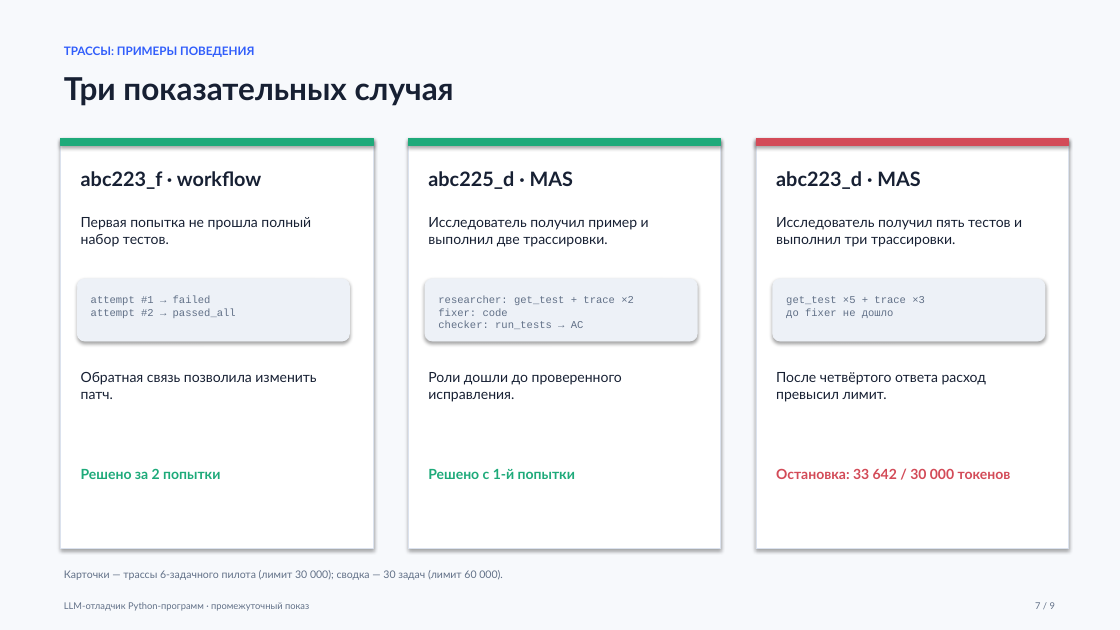
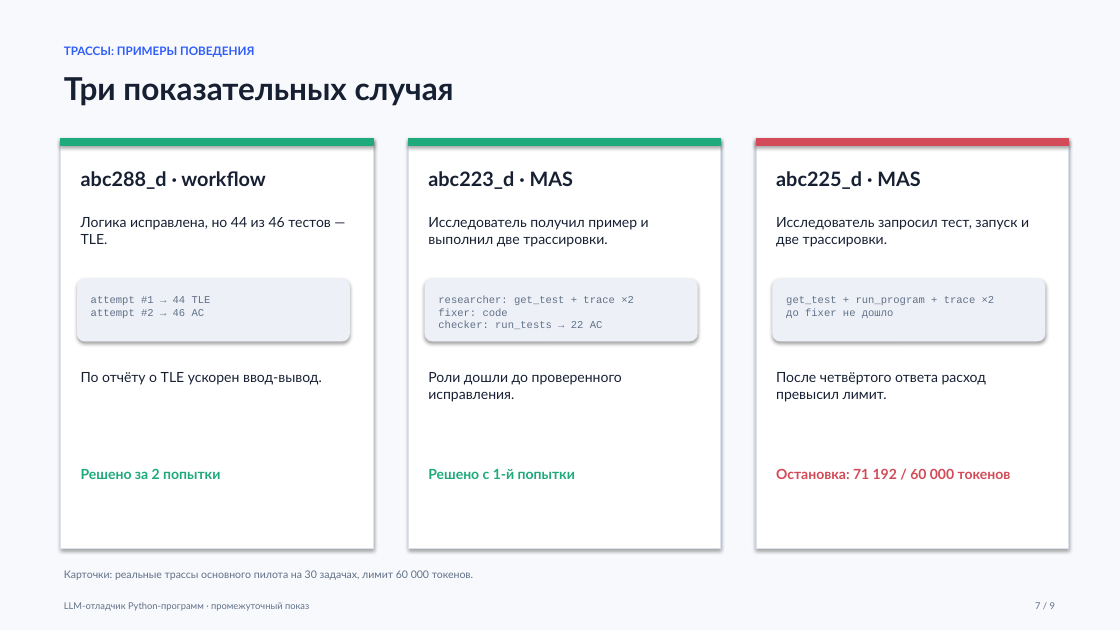
Before and after one commit to melpomene310/MAG_IAD_MAS_Project_Python_debugger, a slide deck: slide 7 of docs/presentation/pilot_20261022.pptx. Drawn at 1120x630 pixels with LibreOffice and Linux fonts; fonts in the diff are those of the drawing. Boxes give left, top, right and bottom in pixels: in the first picture for what was removed or moved away, otherwise in the second. Text is boxed around its words. In the diff, an @@ line names an element or a change of style, - is before the commit and + after.

Commit message:
minor fixes

```diff
--- a/docs/presentation/pilot_20261022.pptx
+++ b/docs/presentation/pilot_20261022.pptx
@@ text at bbox=[81, 171, 266, 189]: text changed @@
-abc223_f · workflow
+abc288_d · workflow
@@ text at bbox=[428, 171, 573, 189]: text changed @@
-abc225_d · MAS
+abc223_d · MAS
@@ text at bbox=[776, 171, 920, 189]: text changed @@
-abc223_d · MAS
+abc225_d · MAS
@@ text at bbox=[81, 217, 331, 244]: text changed @@
-Первая попытка не прошла полный набор тестов.
+Логика исправлена, но 44 из 46 тестов — TLE.
@@ text at bbox=[776, 217, 1029, 247]: text changed @@
-Исследователь получил пять тестов и выполнил три трассировки.
+Исследователь запросил тест, запуск и две трассировки.
@@ text at bbox=[91, 296, 211, 318]: text changed @@
-attempt #1 → failed
-attempt #2 → passed_all
+attempt #1 → 44 TLE
+attempt #2 → 46 AC
@@ text at bbox=[438, 296, 634, 329]: text changed @@
-researcher: get_test + trace ×2
-fixer: code
-checker: run_tests → AC
+researcher: get_test + trace ×2
+fixer: code
+checker: run_tests → 22 AC
@@ text at bbox=[786, 296, 995, 318]: text changed @@
-get_test ×5 + trace ×3
-до fixer не дошло
+get_test + run_program + trace ×2
+до fixer не дошло
@@ text at bbox=[81, 372, 322, 385]: text changed @@
-Обратная связь позволила изменить патч.
+По отчёту о TLE ускорен ввод-вывод.
@@ text at bbox=[776, 469, 1011, 479]: text changed @@
-Остановка: 33 642 / 30 000 токенов
+Остановка: 71 192 / 60 000 токенов
@@ text at bbox=[64, 570, 473, 580]: text changed @@
-Карточки — трассы 6-задачного пилота (лимит 30 000); сводка — 30 задач (лимит 60 000).
+Карточки: реальные трассы основного пилота на 30 задачах, лимит 60 000 токенов.
```
